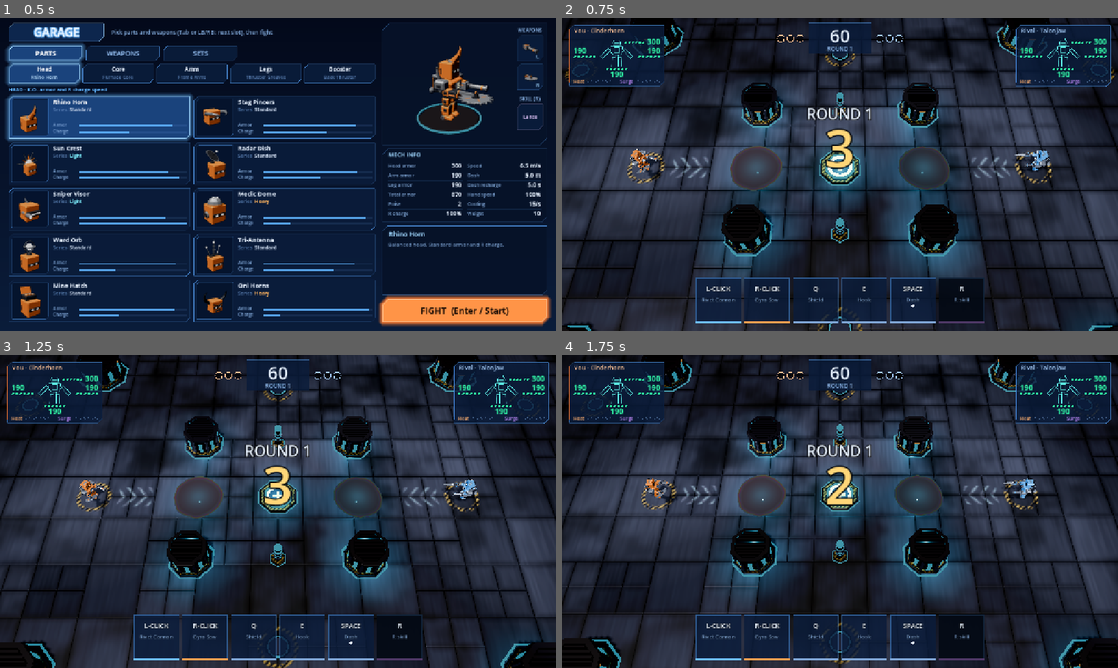
Above: before the commit, frames 1-4 (two rows, left to right).
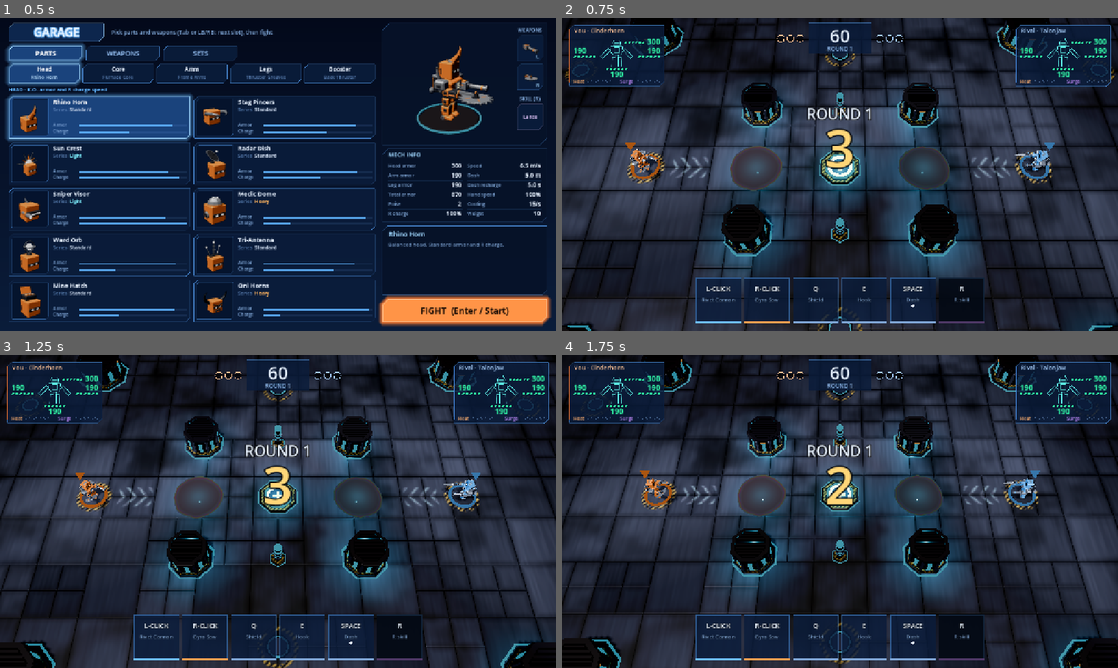
Above: after the commit, the same moments.

Repository: Vegm92/mech-duel
Game: Godot game, scene res://main.tscn
Two runs of this game, one before a commit and one after it. Both use one fixed random seed, a clock stepped at 60 frames per second and the inputs below.
Inputs (mouse positions are in pixels of both pictures, inside the frame that each line leads up to):
- Up to frame 1 (0.5 s): no input
- Up to frame 2 (0.75 s): click "FIGHT (Enter / Start)" at 0.5 s
- Up to frame 3 (1.25 s): no input
- Up to frame 4 (1.75 s): tap Enter (ui_accept) at 1.25, 1.52 s; move the mouse to (962, 495) at 1.27 s; hold D from 1.28 s (still down); tap Tab at 1.35 s; click (962, 495) at 1.42 s

Frame 1 is identical in both runs. In frame 2, 0.2% of the frame differs, in the area x 11-89%, y 39-52%; in frame 3, 0.2%; in frame 4, 0.2%.

Commit message:
feat(godot): team ring, arrow and rim on every match mech
view.gd mark() (knobs MARK), called by reset() for each match mech:
- a ring on the floor (radius 0.9 to 1.12 m) and a downward arrow 2.9 m
  up, both Mech.flat (unshaded, normal blend) in the team color
  darkened by 30 %. Added as light, the same color measured saturation
  0.37 to 0.46 under AgX; solid it keeps the body's 0.67 to 0.86. The
  ring is wider than the arena's thin cyan pad rings, so a blue ring
  does not read as a pad.
- both are top_level and placed from the sim every tick (place_marks):
  the ring stays on the floor during jumps, the arrow follows
  Sim.height_of, a K.O. tilt moves neither, and the arrow hides on a
  K.O.
- ring, arrow and rim switch off while the mech hides in smoke
  (Sim.hidden), so they never give a hidden mech away.

look.gd RIM_SHADER (knobs RIM): an additive overlay set on every .glb
part of a match mech. Each pixel checks the depth 2 px away in 8
directions; where the scene behind is more than 0.6 m farther, it adds
the team color. A 2 px team edge around the outer silhouette at any
zoom. Godot's own rim property was tried first and changed nothing on
the flat-shaded parts. Cost: 0.24 ms GPU and 81 draw calls (2.94 ms
median with it, 2.70 without). Not in the garage, and not in headless
runs, where Godot's dummy renderer logs "Parameter material is null"
for the depth-reading overlay.

fx.gd: dash afterimages copy the mech, so they clear the rim overlay;
the markers are top_level, which afterimages already skip.

Story: visual overhaul M3
Design: docs/visual-plan.md (M3)

Co-Authored-By: Claude Opus 5.5 <noreply@anthropic.com>

Diff:
--- a/godot/src/fx.gd
+++ b/godot/src/fx.gd
@@ -700,6 +700,7 @@
 				continue
 			if n is GeometryInstance3D:
 				n.material_override = m
+				n.material_overlay = null
 				n.cast_shadow = GeometryInstance3D.SHADOW_CASTING_SETTING_OFF
 			pairs.append([src[i], n])
 		g.set_meta("pairs", pairs)
--- a/godot/src/look.gd
+++ b/godot/src/look.gd
@@ -92,6 +92,28 @@
 }
 """
 
+const RIM := {"strength": 0.7, "px": 2.0, "gap": 0.6}
+
+const RIM_SHADER := """
+shader_type spatial;
+render_mode blend_add, unshaded, depth_draw_never;
+uniform sampler2D depth_tex : hint_depth_texture, filter_nearest;
+uniform vec3 color : source_color;
+uniform float strength;
+uniform float px;
+uniform float gap;
+void fragment() {
+	float edge = 0.0;
+	for (int i = 0; i < 8; i++) {
+		float a = float(i) * 0.785398;
+		vec2 uv = SCREEN_UV + vec2(cos(a), sin(a)) * px / VIEWPORT_SIZE;
+		vec4 v = INV_PROJECTION_MATRIX * vec4(uv * 2.0 - 1.0, texture(depth_tex, uv).r, 1.0);
+		edge += step(gap, VERTEX.z - v.z / v.w);
+	}
+	ALBEDO = color * strength * min(edge / 3.0, 1.0);
+}
+"""
+
 static var ARENA := {
 	"steel": paint("painted", PAL.navy), "dark": paint("gunmetal", PAL.gunmetal),
 	"trim": paint("gunmetal", PAL.steel), "hazard": shader(HAZARD_SHADER, HAZARD),
--- a/godot/src/view.gd
+++ b/godot/src/view.gd
@@ -169,6 +169,7 @@
 """
 
 const ITEM := {"size": 2.4, "lift": 2.2, "tilt": -0.9, "ring": [0.6, 0.8], "shock": 2.4}
+const MARK := {"ring": [0.9, 1.12], "y": 0.1, "dim": 0.3, "alpha": 0.9, "arrow": Vector3(0.75, 0.6, 0.05), "lift": 2.9}
 const STAND := {"front": 2.4, "depth": 2.6, "base": 1.4, "rise": 1.3, "tiers": 3, "aisle": 0.6}
 
 var crowd: MultiMeshInstance3D
@@ -464,6 +465,7 @@
 		add_child(node)
 		node.build(m.loadout, m.team)
 		node.smoke = Fx.wreck(node)
+		mark(node, m)
 		mechs.append(node)
 	for n in active:
 		n.visible = false
@@ -485,6 +487,31 @@
 	follow(state, 0.0)
 
 
+## Team markers: a ring on the floor, an arrow over the head and a rim on the edges, all in the team color.
+func mark(node: Node3D, m: Dictionary) -> void:
+	var c := Mech.flat(Color(Mech.TEAM[m.team].darkened(MARK.dim), MARK.alpha))
+	var tri := PrismMesh.new()
+	tri.size = MARK.arrow
+	var ring := Mech.add(node, Mech.ring(MARK.ring[0], MARK.ring[1]), c)
+	var arrow := Mech.add(node, tri, c, Vector3.ZERO, Vector3(-PI / 3.0, 0, PI))
+	for k in [ring, arrow]:
+		k.top_level = true
+	place_marks([ring, arrow], m)
+	ring.reset_physics_interpolation()
+	arrow.reset_physics_interpolation()
+	var rim := Look.shader(Look.RIM_SHADER, Look.RIM.merged({"color": Mech.TEAM[m.team]}))
+	if DisplayServer.get_name() != "headless":
+		for p in node.find_children("*", "MeshInstance3D", true, false):
+			if p.material_override == null:
+				p.material_overlay = rim
+	node.set_meta("marks", [ring, arrow, rim])
+
+
+func place_marks(marks_of: Array, m: Dictionary) -> void:
+	marks_of[0].position = Vector3(m.x, MARK.y, m.y)
+	marks_of[1].position = Vector3(m.x, Sim.height_of(m) + MARK.lift, m.y)
+
+
 func follow(state: Dictionary, dt: float) -> void:
 	var w: float = Look.STAGE.follow
 	for i in towers.size():
@@ -519,6 +546,12 @@
 		var sm = state.mechs[i]
 		shocks[i].visible = sm.buffs.slow > 2 and not sm.ko
 		shocks[i].position = Vector3(sm.x, 0.06, sm.y)
+		var marks_of: Array = mechs[i].get_meta("marks")
+		var seen := not Sim.hidden(state, sm)
+		place_marks(marks_of, sm)
+		marks_of[0].visible = seen
+		marks_of[1].visible = seen and not sm.ko
+		marks_of[2].set_shader_parameter("strength", Look.RIM.strength if seen else 0.0)
 		var act = state.mechs[i].act
 		if act != null and act.k == "dash" and act.get("ph") == "go" and tick % Fx.DASH.every == 0:
 			Fx.ghost(self, mechs[i], Mech.TEAM[state.mechs[i].team])
